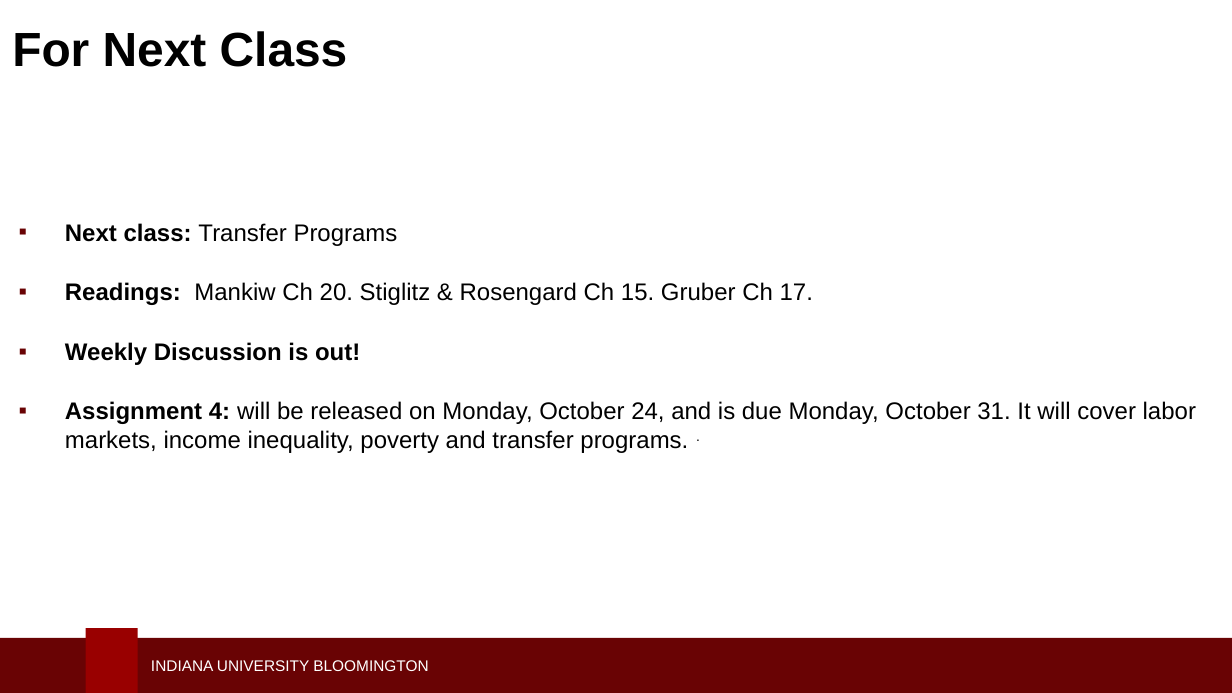
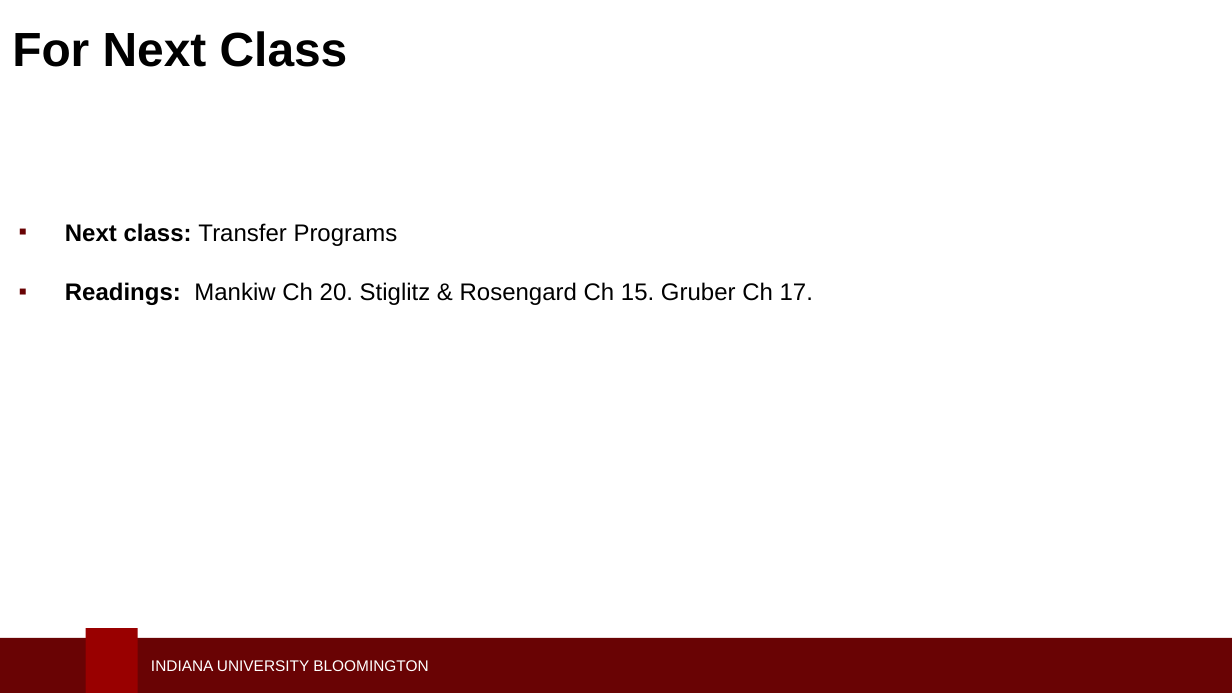
Before and after one commit to LuisNavarro07/Personal_Website, a slide deck: slide 24 of content/teaching/v202/slides/11_Poverty_Income_Inequality.pptx. Drawn at 1232x693 pixels with LibreOffice and Linux fonts; fonts in the diff are those of the drawing; background and template pictures are left out. Boxes give left, top, right and bottom in pixels: in the first picture for what was removed or moved away, otherwise in the second. Text is boxed around its words. In the diff, an @@ line names an element or a change of style, - is before the commit and + after.

```diff
--- a/content/teaching/v202/slides/11_Poverty_Income_Inequality.pptx
+++ b/content/teaching/v202/slides/11_Poverty_Income_Inequality.pptx
@@ text at (65,342,1196,453): paragraphs removed @@
-▪ Weekly Discussion is out!
-▪ Assignment 4: will be released on Monday, October 24, and is due Monday, October 31. It will cover labor markets, income inequality, poverty and transfer programs. .
```
Also in this commit, not shown: 1 other slide changed, 41 other files.
